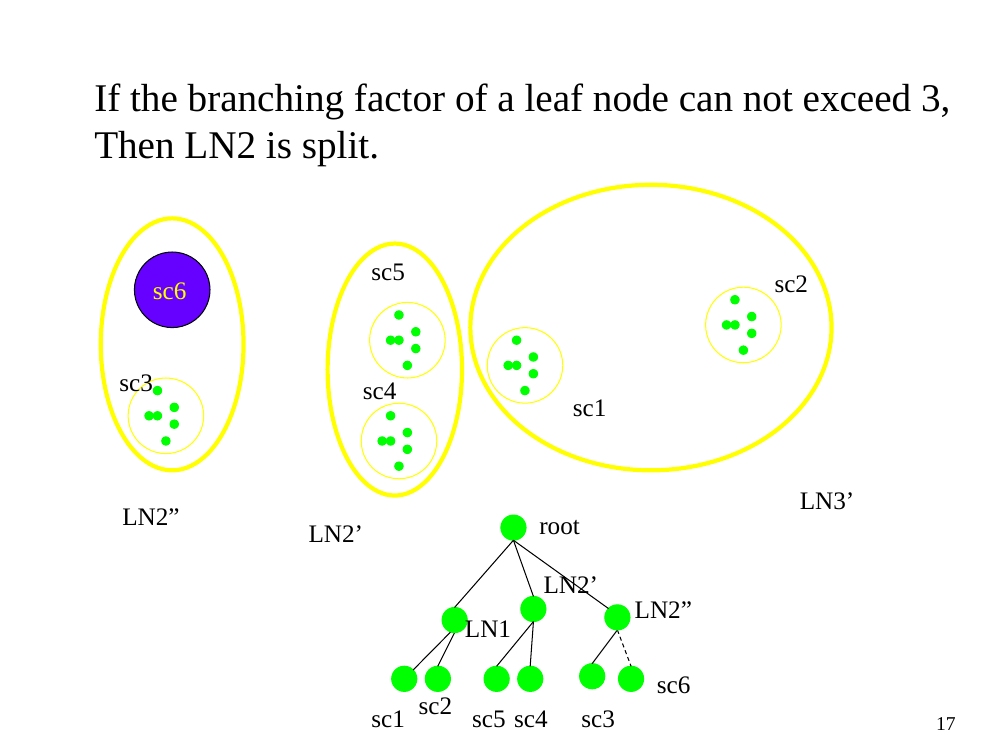
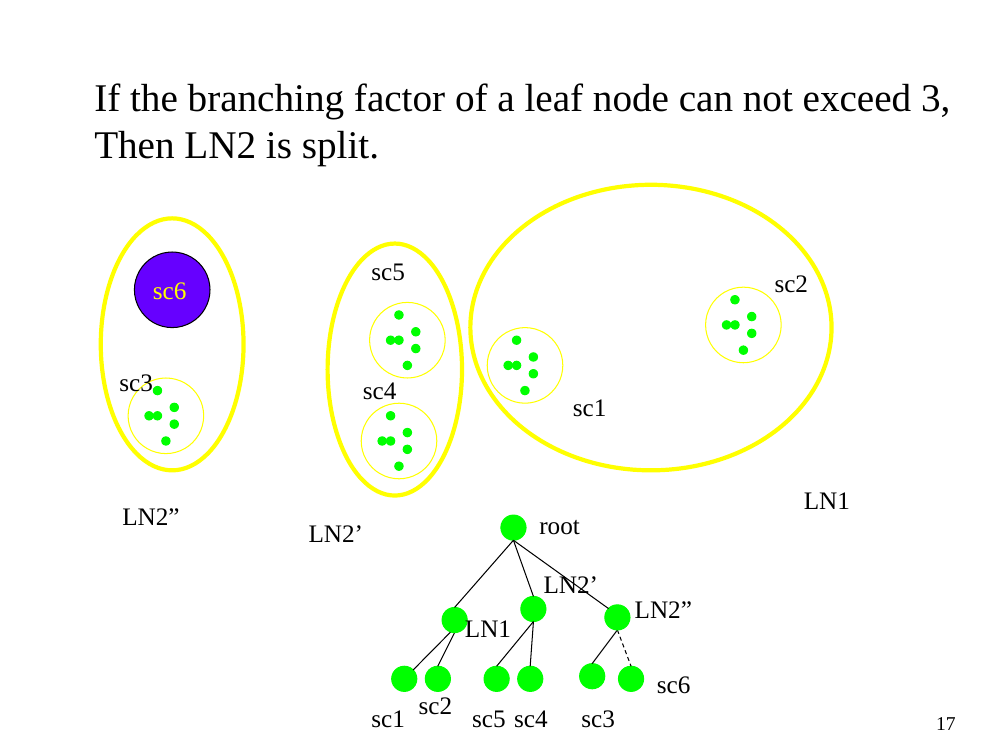
Before and after one commit to guglielmosanchini/ClustViz, a slide deck: slide 17 of BIRCH/Birch.ppt. Drawn at 1008x756 pixels with LibreOffice and Linux fonts; fonts in the diff are those of the drawing. Boxes give left, top, right and bottom in pixels: in the first picture for what was removed or moved away, otherwise in the second. Text is boxed around its words. In the diff, an @@ line names an element or a change of style, - is before the commit and + after.

```diff
--- a/BIRCH/Birch.ppt
+++ b/BIRCH/Birch.ppt
@@ text removed at [800,492,855,510] @@
-LN3’
@@ text added at [804,492,850,509], 18 pt, text #000000 @@
+LN1
```
Also in this commit, not shown: 1 other slide changed, 6 other files.
